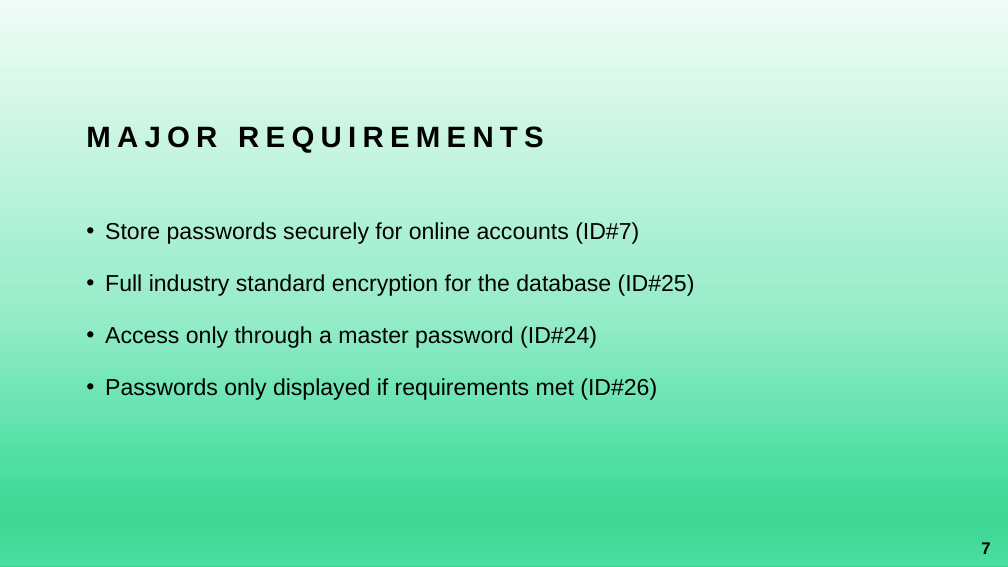
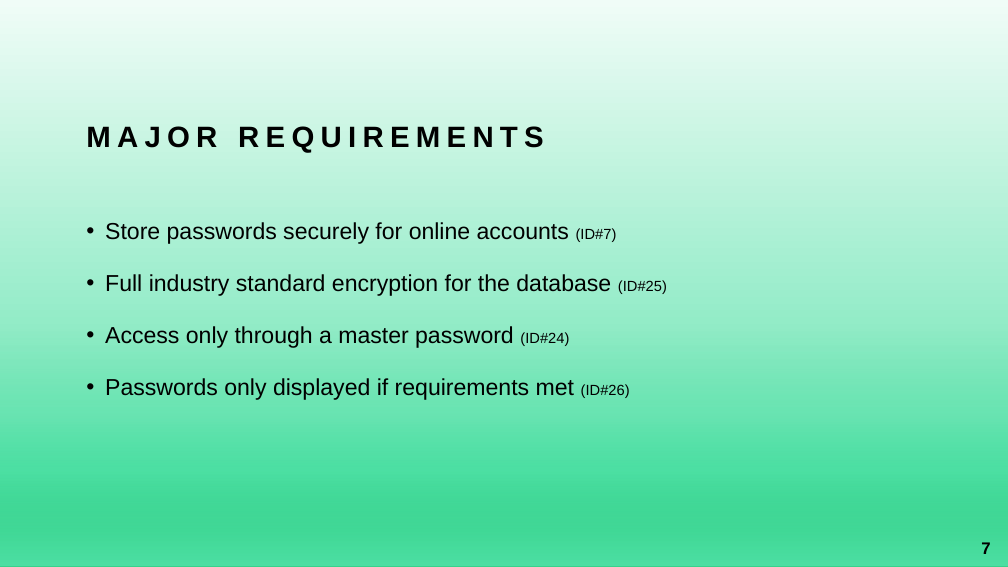
Before and after one commit to logon02/CSU-Senior-Project, a slide deck: slide 7 of docs/DefensePresentation.pptx. Drawn at 1008x567 pixels with LibreOffice and Linux fonts; fonts in the diff are those of the drawing. Boxes give left, top, right and bottom in pixels: in the first picture for what was removed or moved away, otherwise in the second. Text is boxed around its words. In the diff, an @@ line names an element or a change of style, - is before the commit and + after.

```diff
--- a/docs/DefensePresentation.pptx
+++ b/docs/DefensePresentation.pptx
@@ text "Store passwords securely for online ..." at (105, 222, 667, 400): size 22 to 14 pt in "(ID#7)", "(ID#25)", "(ID#24)", "(ID#26)" @@
```
Also in this commit, not shown: 5 other slides changed.
